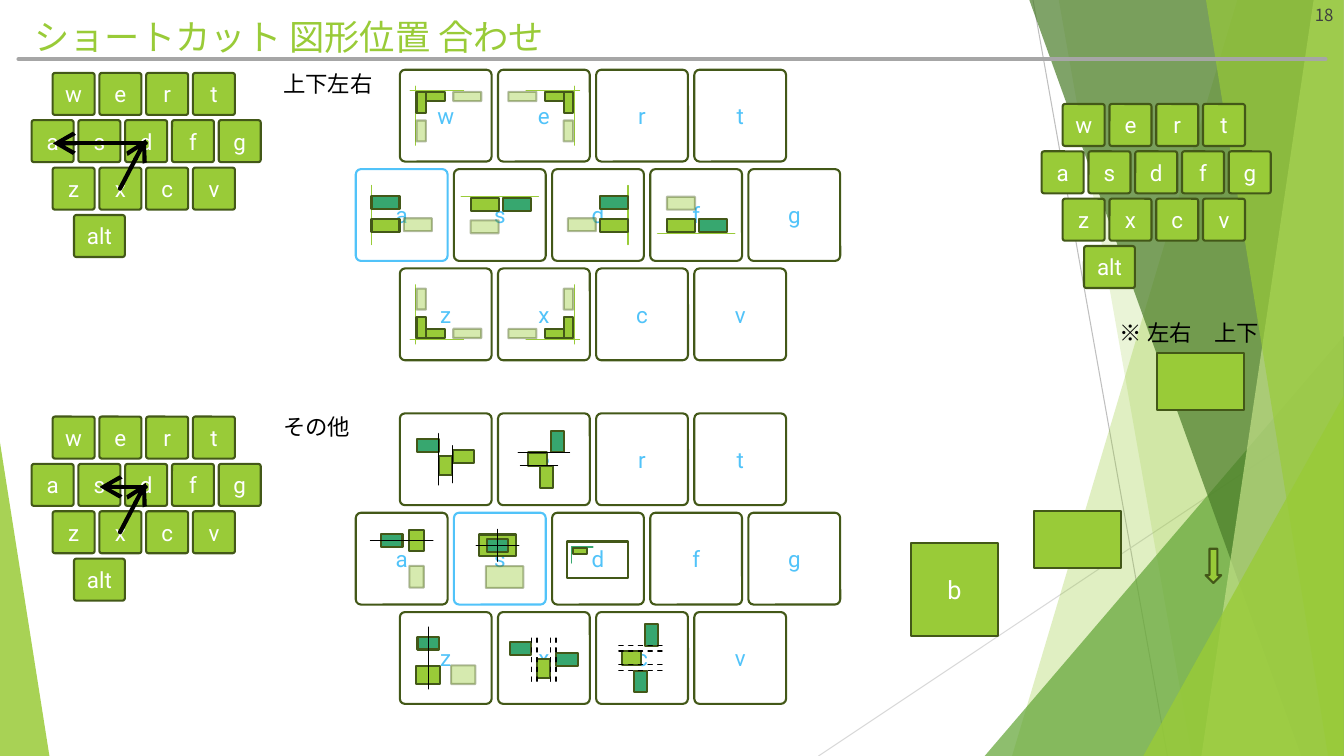
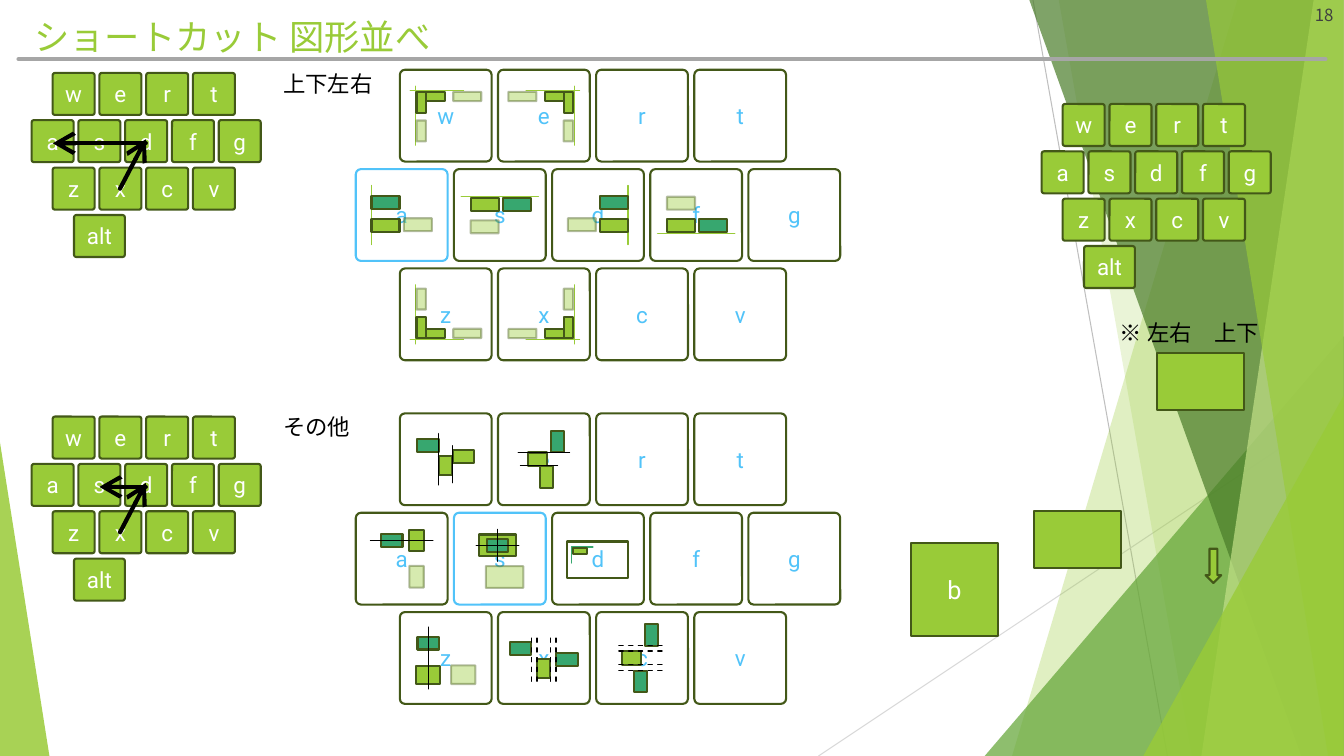
Before and after one commit to hitsuji-ga-u/pawapo, a slide deck: slide 18 of slide/customUI_debug.pptm. Drawn at 1344x756 pixels with LibreOffice and Linux fonts; fonts in the diff are those of the drawing. Boxes give left, top, right and bottom in pixels: in the first picture for what was removed or moved away, otherwise in the second. Text is boxed around its words. In the diff, an @@ line names an element or a change of style, - is before the commit and + after.

```diff
--- a/slide/customUI_debug.pptm
+++ b/slide/customUI_debug.pptm
@@ title at [34, 20, 430, 59]: text changed @@
-ショートカット 図形位置 合わせ
+ショートカット 図形並べ
```
Also in this commit, not shown: 2 other slides changed, 1 slide added, 1 other file.
